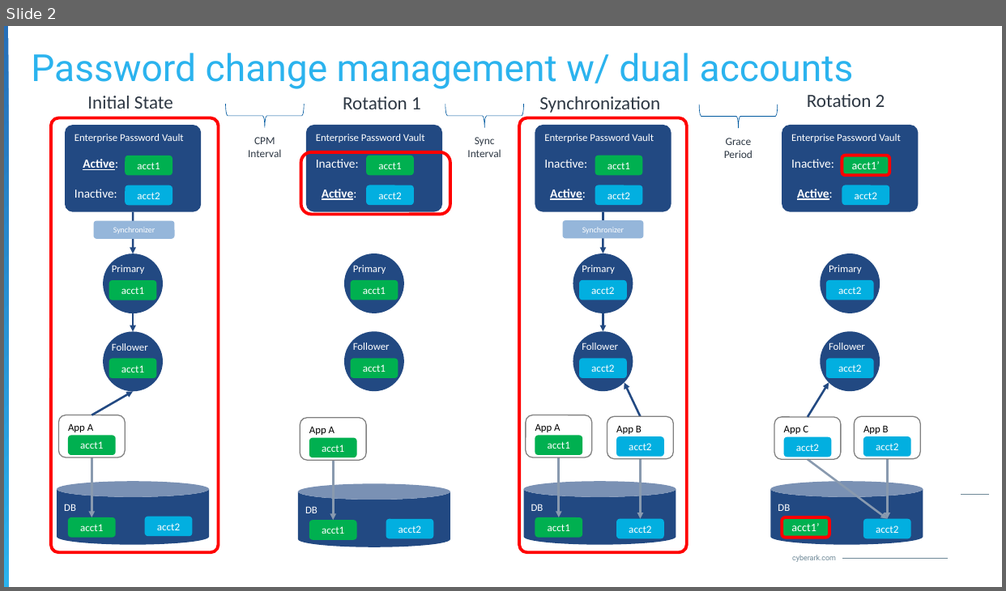
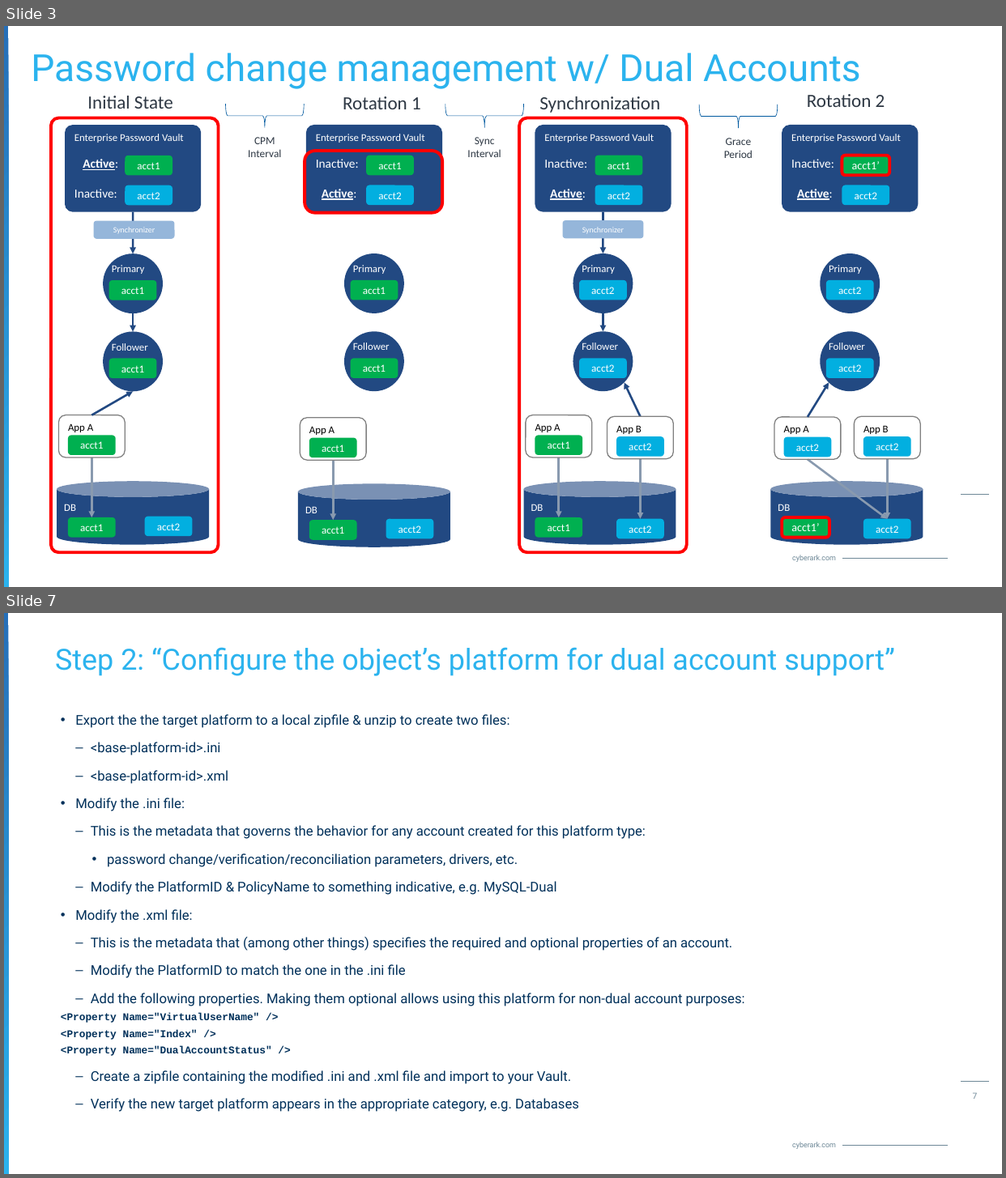
Before and after one commit to jodyhuntatx/cybrsm-demos, a slide deck: DUAL_ACCOUNTS_demo/DualAccounts-Explained-230814JH.pptx. Shown one above the other, each under a label of ours: slide 2 before the commit, slides 3 and 7 after it; the slides between them are not shown. The pictures are 1006x591 and 1006x1178 pixels, drawn with LibreOffice and Linux fonts; fonts in the diff are those of the drawing; background and template pictures are left out. Boxes give left, top, right and bottom in pixels: in the first picture for what was removed or moved away, otherwise in the second. Text is boxed around its words. In the diff, an @@ line names an element or a change of style, - is before the commit and + after.

```diff
--- a/DUAL_ACCOUNTS_demo/DualAccounts-Explained-230814JH.pptx
+++ b/DUAL_ACCOUNTS_demo/DualAccounts-Explained-230814JH.pptx
@@ slide 7 added at (x1=4, y1=613, x2=1002, y2=1174), background #FFFFFF; not listed: 4 template elements that a slide beside it also shows @@
@@ title added at (x1=55, y1=647, x2=895, y2=676), 28 pt, text gradient #2BB3EE to #266FB8 @@
+Step 2: “Configure the object’s platform for dual account support”
@@ text added at (x1=61, y1=714, x2=745, y2=1112), 13 pt, text #00305A @@
+• Export the the target platform to a local zipfile & unzip to create two files:
+  – <base-platform-id>.ini
+  – <base-platform-id>.xml
+• Modify the .ini file:
+  – This is the metadata that governs the behavior for any account created for this platform type:
+    • password change/verification/reconciliation parameters, drivers, etc.
+  – Modify the PlatformID & PolicyName to something indicative, e.g. MySQL-Dual
+• Modify the .xml file:
+  – This is the metadata that (among other things) specifies the required and optional properties of an account.
+  – Modify the PlatformID to match the one in the .ini file
+  – Add the following properties. Making them optional allows using this platform for non-dual account purposes:
+    <Property Name="VirtualUserName" />
+    <Property Name="Index" />
+    <Property Name="DualAccountStatus" />
+  – Create a zipfile containing the modified .ini and .xml file and import to your Vault.
+  – Verify the new target platform appears in the appropriate category, e.g. Databases
@@ page number added at (x1=973, y1=1093, x2=978, y2=1099), 8 pt, text #6E8897 @@
+7
@@ what was slide 2 is now slide 3 @@
@@ slide 3 changed as well @@
@@ title at (x1=31, y1=53, x2=861, y2=89): text changed @@
-Password change management w/ dual accounts
+Password change management w/ Dual Accounts
@@ rounded rectangle resized from (x1=301, y1=152, x2=450, y2=215) to (x1=305, y1=151, x2=443, y2=213) @@
@@ text in rounded rectangle at (x1=784, y1=425, x2=808, y2=434): text changed @@
-App C
+App A
```
Also in this commit, not shown: 1 other slide changed, 7 other slides added, 1 slide removed, 26 other files.
